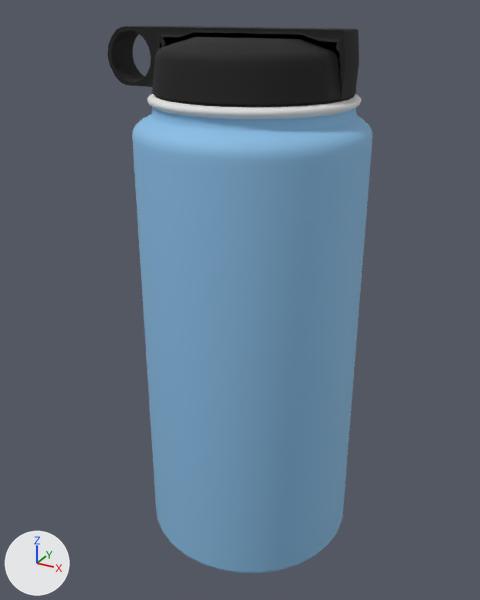
The FBX model WIP/Models/WaterBottle/WaterBottle.fbx: old version first, new version second.
Rendered twice from a camera (50 mm lens) standing at (0.102, -0.1936, 0.197) and looking at (-0.005, 0.0009, 0.0997). Every picture has the same lights, and +X, +Y and +Z are marked at lower left. Objects named as collision shapes, trigger or cutter boxes, shadow casters or lower levels of detail are left out. Where no turn or scale is listed for an object, it has been applied to the vertices.

The first picture shows 'WaterBottle'.
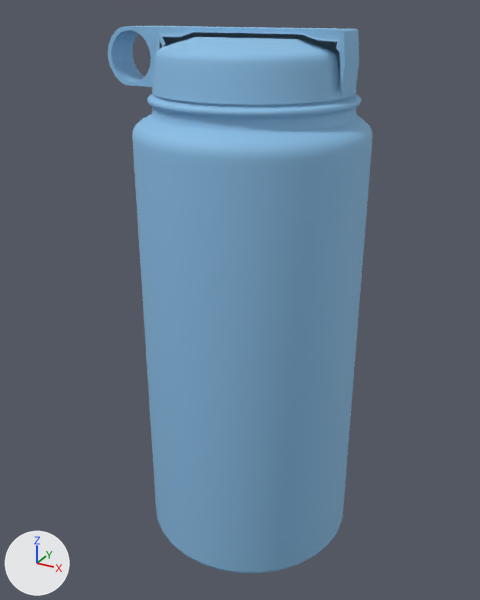
The change, as a diff of the scene's bpy script:
```diff
--- a/WIP/Models/WaterBottle/WaterBottle.fbx.py
+++ b/WIP/Models/WaterBottle/WaterBottle.fbx.py
@@ me_cylinder @@
 me_cylinder.from_pydata(...)  # 1495 vertices, 1415 faces; spans x -0.052..0.038, y -0.038..0.038, z -0.077..0.106
 # used by ob_waterbottle; location = (0.0, 0.0, 0.0856)
+# me_cylinder part 1: all 678 faces that had it switch from mat_waterbottleplasticcap (black #0f0f0f) to mat_waterbottlemetalbody (blue #8bc0e7)
+# me_cylinder part 2: all 224 faces that had it switch from mat_waterbottlemetal (white #e7e7e7) to mat_waterbottlemetalbody (blue #8bc0e7)
```

Location of each change, (x1, y1, x2, y2) in pixels of the pictures (480 x 600 px):
part 1 of me_cylinder, recoloured (black to blue): (108, 26, 359, 107) in both
part 2 of me_cylinder, recoloured (white to blue): (147, 94, 361, 119) in both
